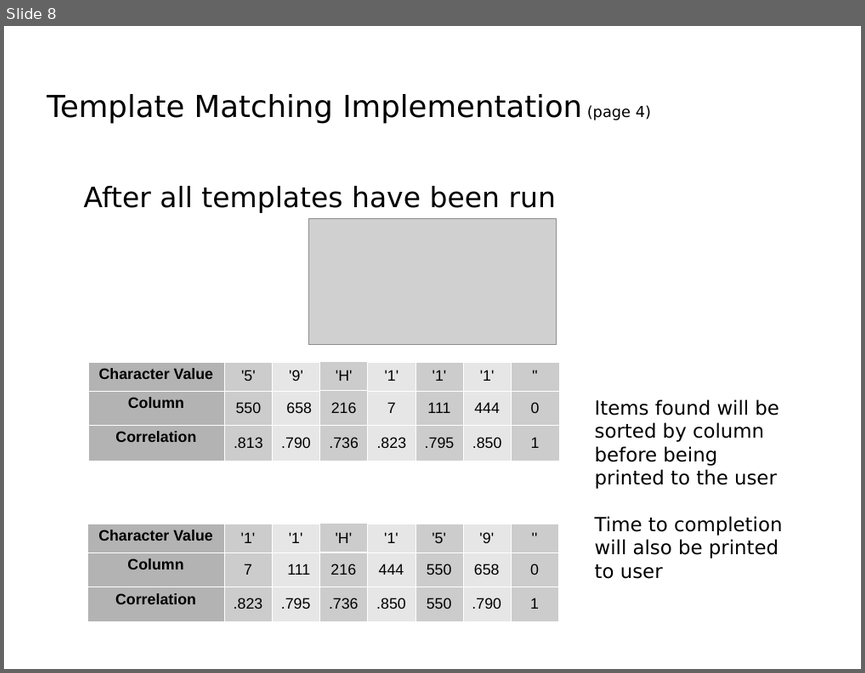
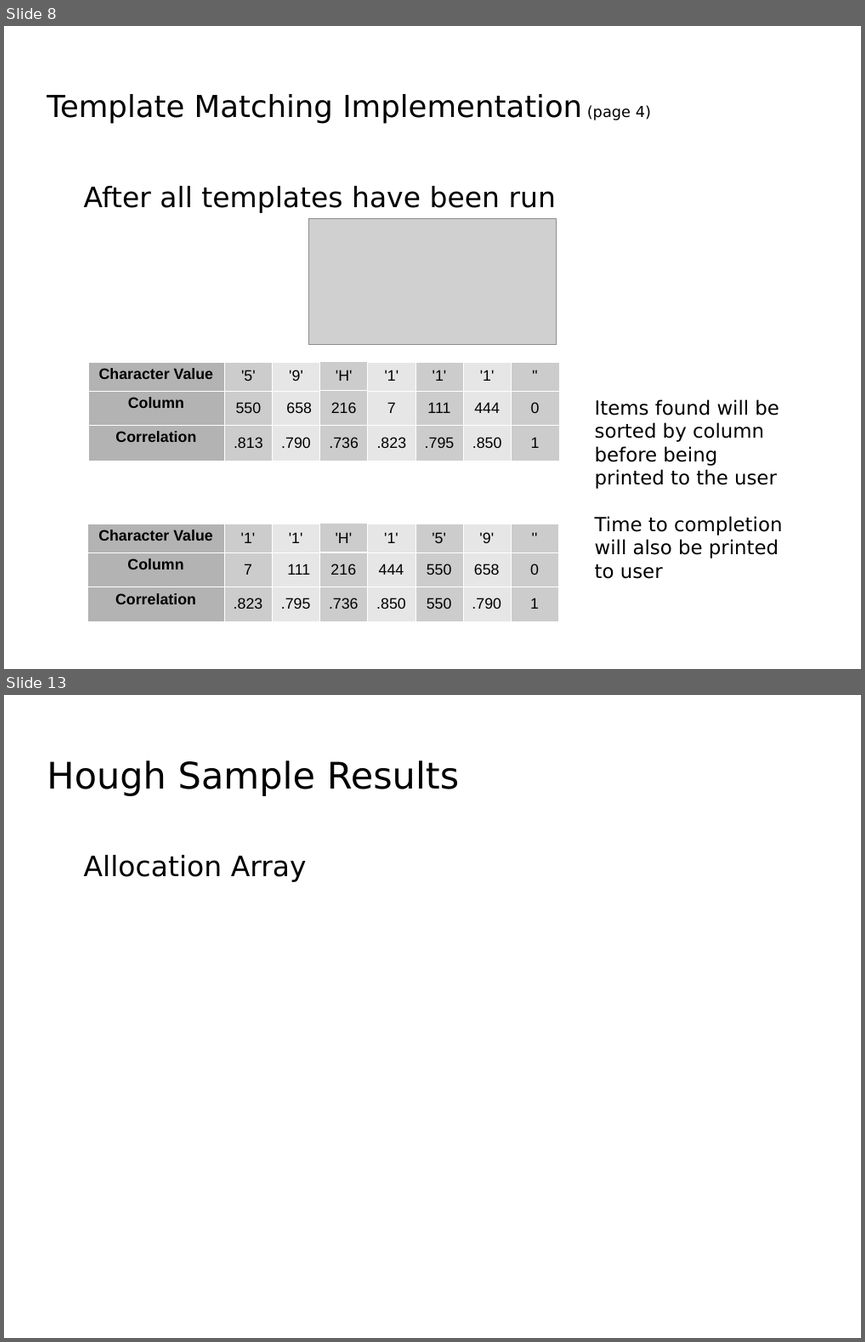
Before and after one commit to Luke-Meyer/dip_project, a slide deck: Presentation/License Plate Sequence Extraction.odp. Shown one above the other, each under a label of ours: slide 8 before the commit, slides 8 and 13 after it; the slides between them are not shown. The pictures are 865x673 and 865x1342 pixels, drawn with LibreOffice and Linux fonts; fonts in the diff are those of the drawing; grey boxes stand for pictures; background and template pictures are left out. Boxes give left, top, right and bottom in pixels: in the first picture for what was removed or moved away, otherwise in the second. Text is boxed around its words. In the diff, an @@ line names an element or a change of style, - is before the commit and + after.

```diff
--- a/Presentation/License Plate Sequence Extraction.odp
+++ b/Presentation/License Plate Sequence Extraction.odp
@@ slide 13 added at (4, 695, 861, 1338), background picture (left out) @@
@@ title added at (46, 760, 459, 796), 33.9 pt, text #000000 @@
+Hough Sample Results
@@ text added at (84, 855, 307, 881), 26 pt, text #000000 @@
+Allocation Array
```
Also in this commit, not shown: 6 slides changed, 4 other slides added, 1 slide removed, 4 other files.
